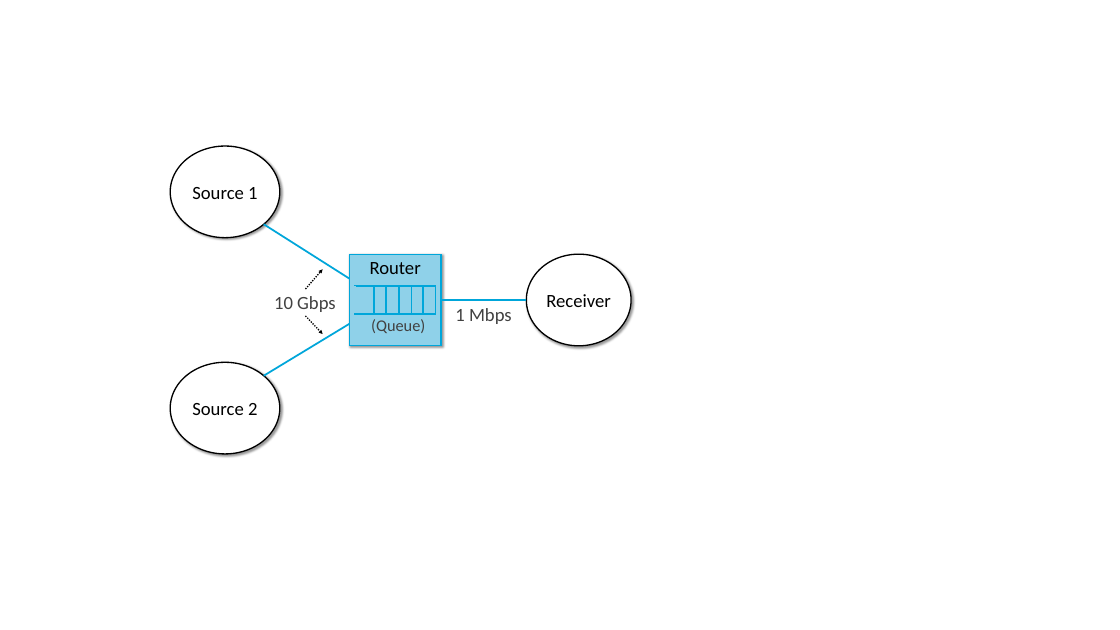
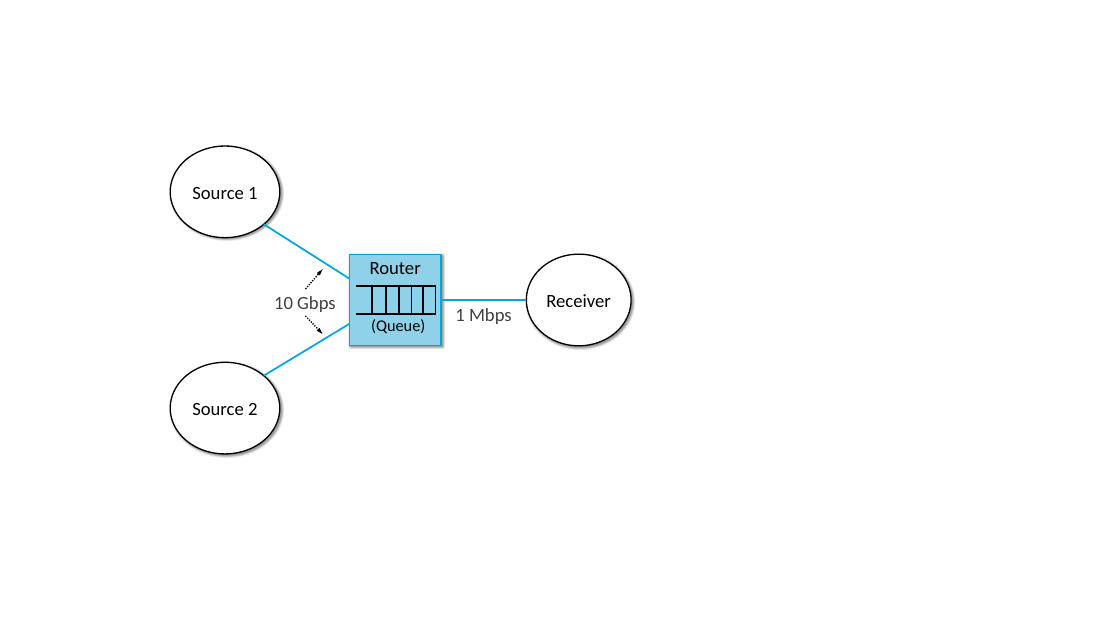
Before and after one commit to SystemsApproach/tcpcc, a slide deck: slide 7 of figures/Figure-sources.pptx (slide 8 before the commit). Drawn at 1120x630 pixels with LibreOffice and Linux fonts; fonts in the diff are those of the drawing. Boxes give left, top, right and bottom in pixels: in the first picture for what was removed or moved away, otherwise in the second. Text is boxed around its words. In the diff, an @@ line names an element or a change of style, - is before the commit and + after.

```diff
--- a/figures/Figure-sources.pptx
+++ b/figures/Figure-sources.pptx
@@ rectangle at (355, 286, 435, 314): outline #00A6DA 3 pt to #000000 3 pt @@
@@ line (355, 284) - (355, 316): stroke #8FD1E9 3 pt to #8FD1E9 5 pt @@
@@ line (372, 286) - (372, 313): stroke #00A6DA 3 pt to #000000 3 pt @@
@@ line (386, 286) - (386, 313): stroke #00A6DA 3 pt to #000000 3 pt @@
@@ line (399, 286) - (399, 314): stroke #00A6DA 3 pt to #000000 3 pt @@
@@ line (412, 286) - (412, 314): stroke #00A6DA 3 pt to #000000 3 pt @@
@@ line (423, 286) - (423, 314): stroke #00A6DA 3 pt to #000000 3 pt @@
@@ text "(Queue)" at (371, 319, 425, 333): text colour #414141 to #000000 @@
```
Also in this commit, not shown: 4 other slides changed, 1 slide added, 1 slide removed, 13 other files.
